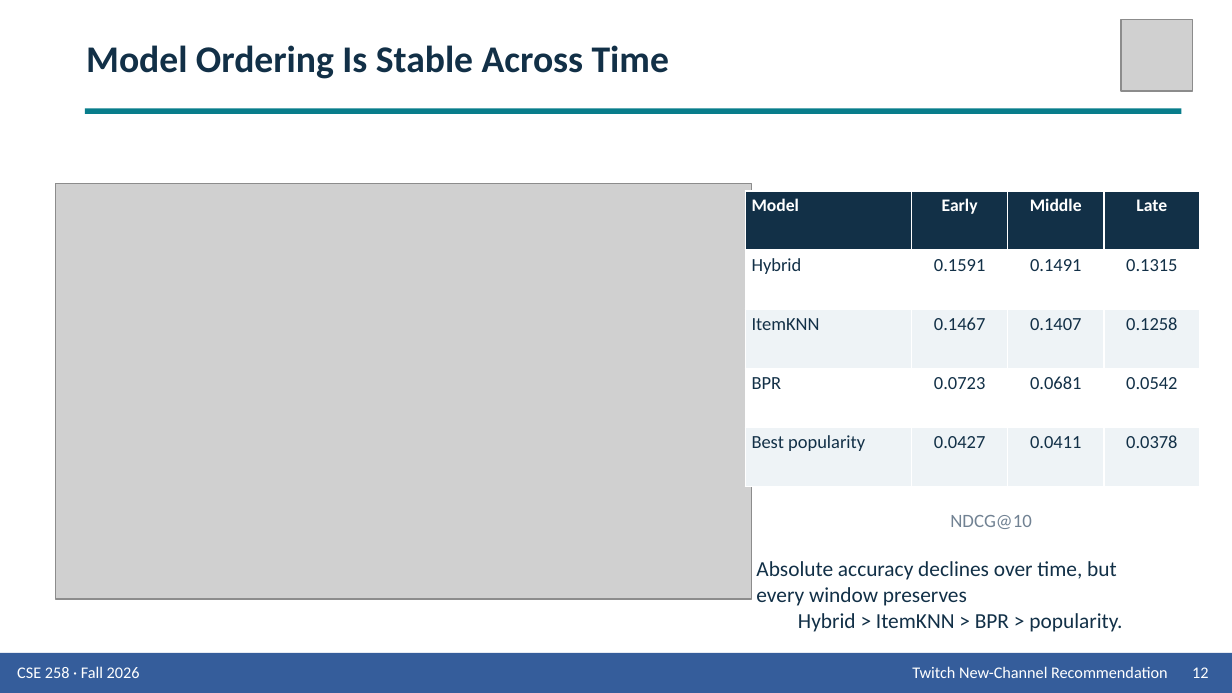
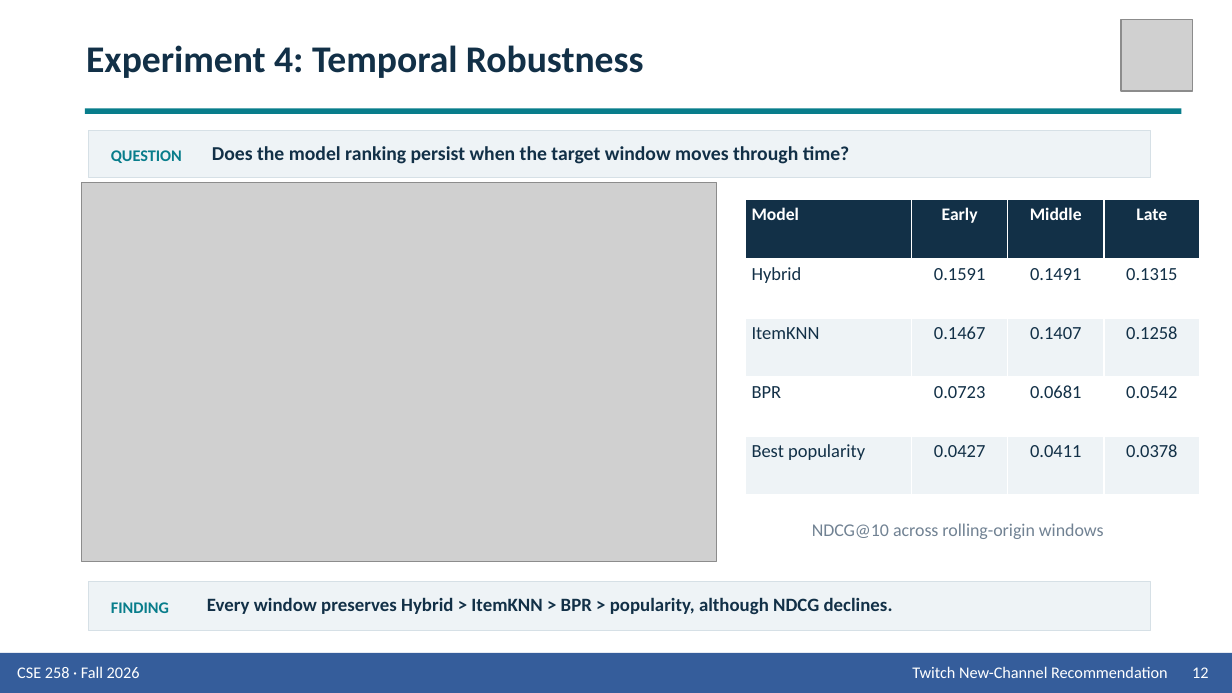
Before and after one commit to Wen-Chieh-Lo/You-know-who-did-God-did-, a slide deck: slide 12 of presentation/Group_9_Presentation_Twitch.pptx. Drawn at 1232x693 pixels with LibreOffice and Linux fonts; fonts in the diff are those of the drawing; grey boxes stand for pictures. Boxes give left, top, right and bottom in pixels: in the first picture for what was removed or moved away, otherwise in the second. Text is boxed around its words. In the diff, an @@ line names an element or a change of style, - is before the commit and + after.

Commit message:
Reframe results as motivated experiments

```diff
--- a/presentation/Group_9_Presentation_Twitch.pptx
+++ b/presentation/Group_9_Presentation_Twitch.pptx
@@ text at <box>86,45,644,78</box>: text changed @@
-Model Ordering Is Stable Across Time
+Experiment 4: Temporal Robustness
@@ rectangle added at <box>89,131,1151,177</box>, fill #EEF3F6, outline #D6E0E6 0.75 pt @@
@@ text added at <box>212,146,850,164</box>, 11.5 pt, text #123047, bold @@
+Does the model ranking persist when the target window moves through time?
@@ text added at <box>111,150,182,163</box>, 9.5 pt, text #087D8B, bold @@
+QUESTION
@@ picture: place and size @@
-picture at <box>55,184,752,599</box>
+picture at <box>81,182,717,562</box>
@@ table: place and size @@
-table at <box>745,191,1200,487</box>
+table at <box>745,200,1200,495</box>
@@ text at <box>812,523,1104,539</box>: text changed; size 11 to 10.5 pt @@
-NDCG@10
+NDCG@10 across rolling-origin windows
@@ rectangle added at <box>89,582,1151,631</box>, fill #EEF3F6, outline #D6E0E6 0.75 pt @@
@@ text at <box>207,597,893,614</box>: text changed; size 12.5 to 11 pt; bold on @@
-Absolute accuracy declines over time, but every window preserves
-Hybrid > ItemKNN > BPR > popularity.
+Every window preserves Hybrid > ItemKNN > BPR > popularity, although NDCG declines.
@@ text added at <box>111,602,169,613</box>, 9.5 pt, text #087D8B, bold @@
+FINDING
```
Also in this commit, not shown: 12 other slides changed, 2 other files.
